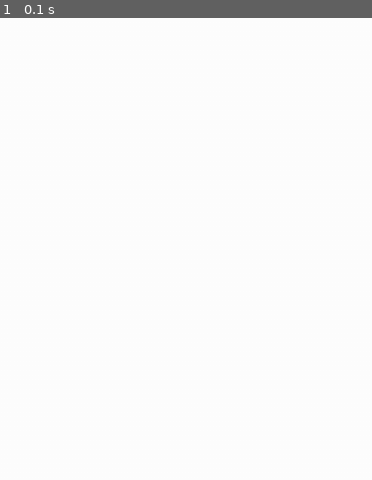
Above: before the commit, frame 1.
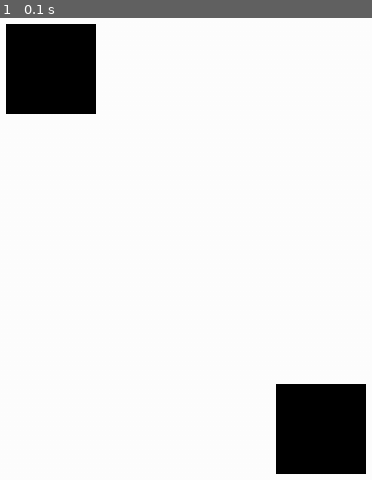
Above: after the commit, the same moment.

Repository: Ironislife98/physics
Game: pygame game, started from main.py
Two runs of this game, one before a commit and one after it. Both use one fixed random seed, a clock stepped at 60 frames per second and the inputs below.
Inputs:
- Up to frame 1 (0.1 s): no input

The runs differ from the first frame. In frame 1, 9.4% of the frame differs, in the area x 1-99%, y 1-99%.

Commit message:
Improved Attractor class

Diff:
--- a/Attractor.py
+++ /dev/null
@@ -1,24 +0,0 @@
-import pygame.math
-
-
-class Attractor:
-    def __init__(self):
-        pass
-
-    def Attract(self, selfobj, objToAttract):
-        """
-        All params need to have .vector -> pygame.Vector2 and .mass values
-        :param selfobj:
-        :param objToAttract:
-        :return:
-        """
-        # F = ((m1 * m2) / d^2) * G
-        direction = selfobj - objToAttract
-        distance = direction.magnitude
-
-        forcemagnitude = (selfobj.mass * objToAttract.mass) / pow(distance, 2)
-        force = direction.normalized * forcemagnitude
-
-        # Add some force
-        # How?
-        return pygame.math.Vector2.move_towards(objToAttract.vector, force)
--- /dev/null
+++ b/Physics2D.py
@@ -0,0 +1,43 @@
+import pygame.math
+import math
+
+Attractors = []
+
+
+class RigidBody2D:
+    def __init__(self, mass, drag):
+        self.mass = mass
+        self.drag = drag
+
+    def addForce(self, initialVector, moveTowards, force):
+        """Takes in initialVector and forceVector and returns Vector2 of initalVector moved towards a vector by a force"""
+        return initialVector.move_towards(moveTowards.xy, 100)
+
+
+class Attractor:
+    def __init__(self, RigidBody, childClass):
+        self.childClass = childClass
+        Attractors.append(self.childClass)
+
+    def Update(self):
+        for attractor in Attractors:
+            self.Attract(attractor)
+
+    def Attract(self, objToAttract):
+        """
+        All params need to have .vector -> pygame.Vector2 and .mass -> int/float values
+        """
+        # F = ((m1 * m2) / d^2) * G
+        direction = self.childClass.vector - objToAttract.vector
+        distance = direction.magnitude()
+        try:
+            forcemagnitude = (self.childClass.rb.mass * objToAttract.rb.mass) / math.pow(distance, 2)
+            # Calculate Euclidian distance Instead
+            force = direction.normalize() * forcemagnitude
+        except ZeroDivisionError:
+            force = pygame.math.Vector2(0, 0)
+        print(force.xy)
+        # Add some force
+        # How?
+        # return pygame.math.Vector2.move_towards(objToAttract.vector, force)
+        return self.rb.addForce(self.childClass.vector, objToAttract.vector, force)
--- a/PhysicsEngine.py
+++ /dev/null
@@ -1,8 +0,0 @@
-class RigidBody:
-    def __init__(self, mass, drag):
-        self.mass = mass
-        self.drag = drag
-
-    def addForce(self, initialVector, forceVector):
-        """Takes in initialVector and forceVector and returns Vector2 of current """
-        pass
--- a/SmallObject.py
+++ b/SmallObject.py
@@ -1,16 +1,16 @@
 from pygame.math import Vector2
 import pygame
-from Attractor import Attractor
-
+from Physics2D import RigidBody2D, Attractor
 
 class smallObject(Attractor):
-    def __init__(self, x, y, width, height, color=(0, 0, 0)):
-        super().__init__()
+    def __init__(self, x, y, width, height, mass, color=(0, 0, 0)):
         self.vector = Vector2(x, y)
         self.width = width
         self.height = height
         self.rect = pygame.Rect(self.vector.x, self.vector.y, self.width, self.height)
         self.color = color
+        self.rb = RigidBody2D(mass, drag=1)
+        super().__init__(self.rb, childClass=self)
 
     def draw(self, surface):
         self.rect = pygame.Rect(self.vector.x, self.vector.y, self.width, self.height)
--- a/main.py
+++ b/main.py
@@ -1,10 +1,16 @@
 import pygame
+import SmallObject
+
+
 
 pygame.init()
 
 WIDTH, HEIGHT = 1000, 900
 win = pygame.display.set_mode((WIDTH, HEIGHT))
 
+
+obj1 = SmallObject.smallObject(100, 100, 100, 100, 100)
+obj2 = SmallObject.smallObject(400, 500, 100, 100, 100)
 
 run = True
 while run:
@@ -14,4 +20,11 @@
             break
     win.fill((255, 255, 255))
 
+    obj1.draw(win)
+    obj2.draw(win)
+
+
+    obj1.Update()
+    obj2.Update()
+
     pygame.display.update()
